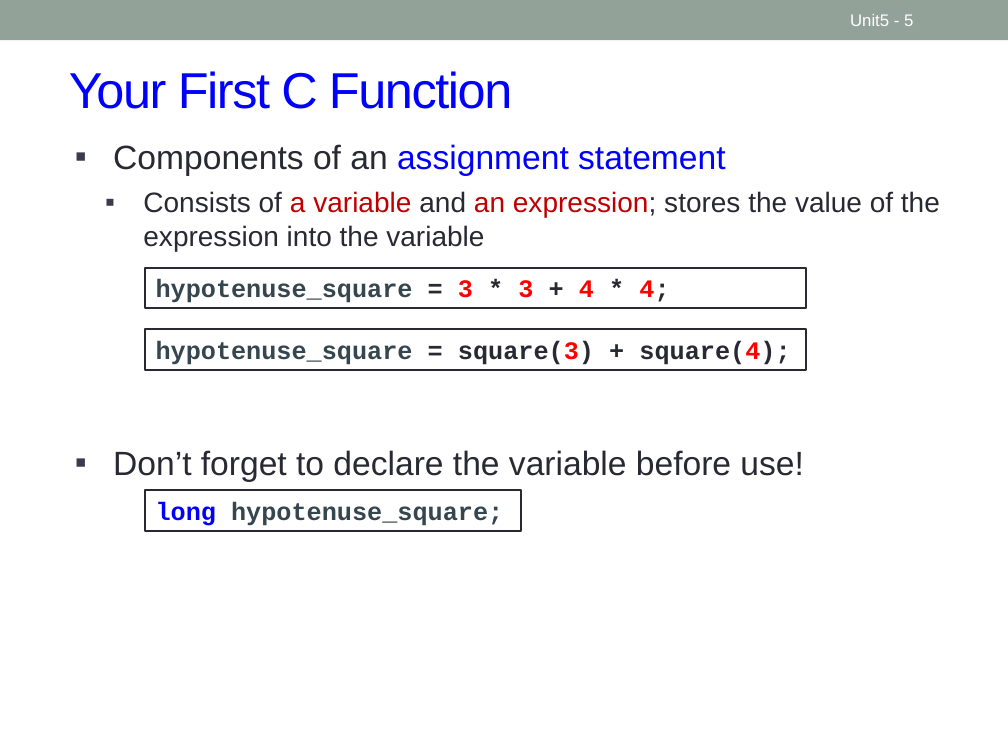
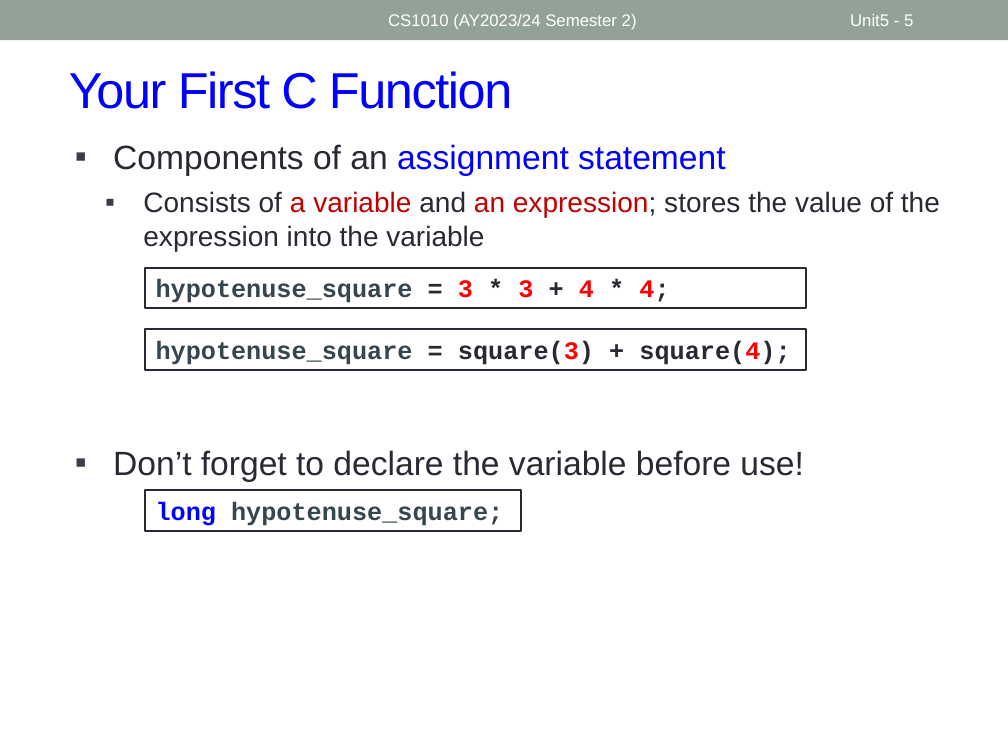
Before and after one commit to nus-cs1010-2425-s2/website, a slide deck: slide 5 of slides/Unit5_First C Program.pptx. Drawn at 1008x756 pixels with LibreOffice and Linux fonts; fonts in the diff are those of the drawing. Boxes give left, top, right and bottom in pixels: in the first picture for what was removed or moved away, otherwise in the second. Text is boxed around its words. In the diff, an @@ line names an element or a change of style, - is before the commit and + after.

```diff
--- a/slides/Unit5_First C Program.pptx
+++ b/slides/Unit5_First C Program.pptx
@@ text added at <box>388,14,637,30</box>, 12 pt, text #FFFFFF @@
+CS1010 (AY2023/24 Semester 2)
```
Also in this commit, not shown: 7 other slides changed, 2 slides added, 15 other files.
